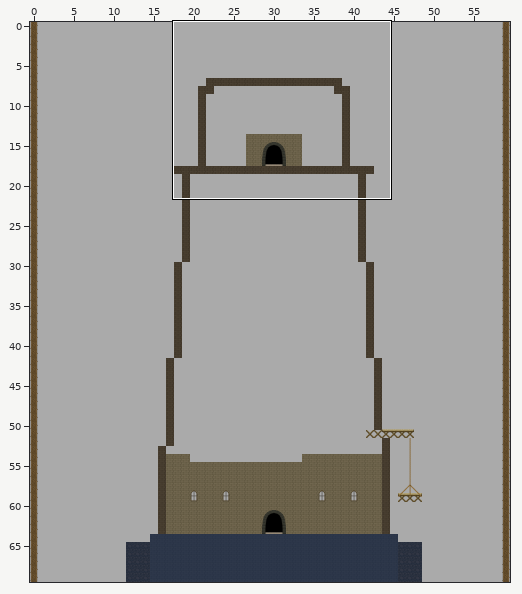
An edit to a level. Tiled map, res/level/jacklighthouse/jacklighthouse.tmx. Above: a wide view before the commit, with the close-up outlined.
Close-up. As it was:
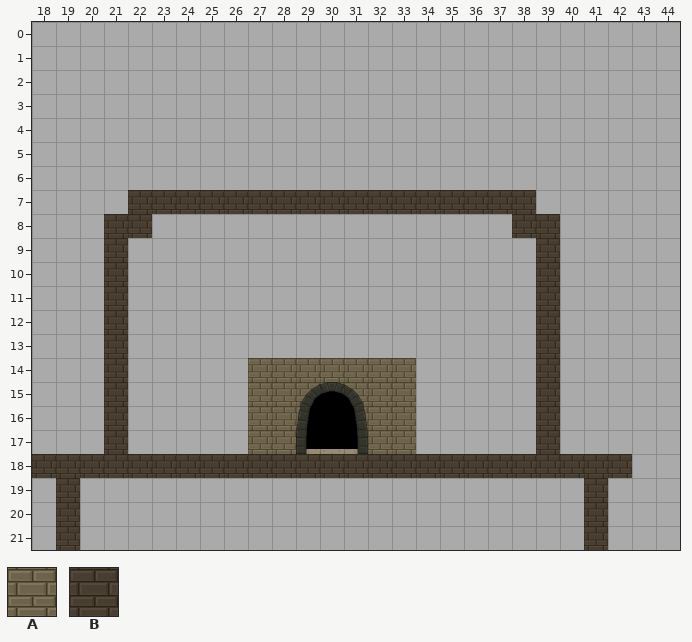
Cells are 50x50 px. Shown: x 18..44, y 0..21. The commit also changed other parts of the map, which this record leaves out. Not drawn, because the pictures are missing: unchanged layer "fluid".
Key: from "tileset_level_jacklighthouse": A 485, B 488.
_ is an empty cell, # one hidden under a higher layer.
Layers that did not change in this view are not listed.
Layer "BG 1" before, first column x 18:
 0 ___________________________
 1 ___________________________
 2 ___________________________
 3 ___________________________
 4 ___________________________
 5 ___________________________
 6 ___________________________
 7 ____BBBBBBBBBBBBBBBBB______
 8 ___BB_______________BB_____
 9 ___B_________________B_____
10 ___B_________________B_____
11 ___B_________________B_____
12 ___B_________________B_____
13 ___B_________________B_____
14 ___B_____AAAAAAA_____B_____
15 ___B_____AAAAAAA_____B_____
16 ___B_____AAA#AAA_____B_____
17 ___B_____AAA#AAA_____B_____
18 BBBBBBBBBBBBBBBBBBBBBBBBB__
19 _B_____________________B___
20 _B_____________________B___
21 _B_____________________B___
After the commit:
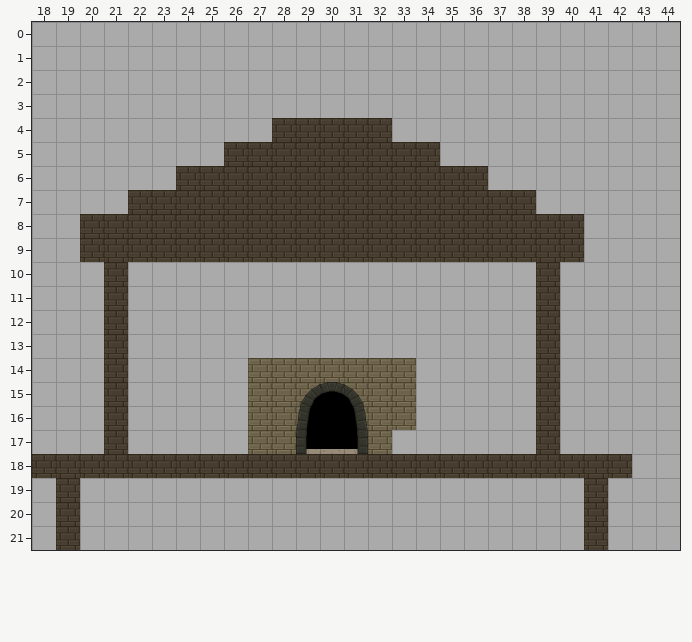
Change:
Layer "BG 1":
The author put tile B in row 4 at x 28 to 32; in row 5 at x 26 to 34; in row 6 at x 24 to 36; in row 8 at x 20, 23 to 37 and 40; in row 9 at x 20, 22 to 38 and 40.
The edit erases tile A in row 17 at x 33.
Changed places in both close-ups, as pixel boxes (x1, y1, x2, y2):
added: (176, 118, 488, 190)
added: (80, 214, 104, 262)
added: (128, 214, 536, 262)
added: (560, 214, 584, 262)
removed: (392, 430, 416, 454)
